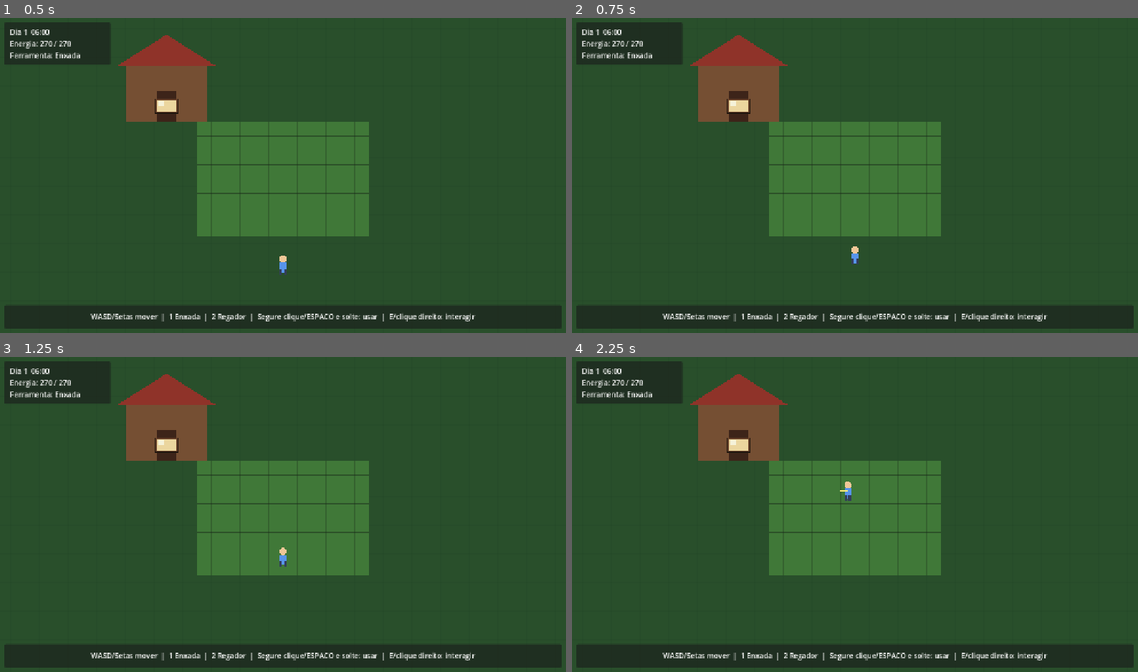
Above: before the commit, frames 1-4 (two rows, left to right).
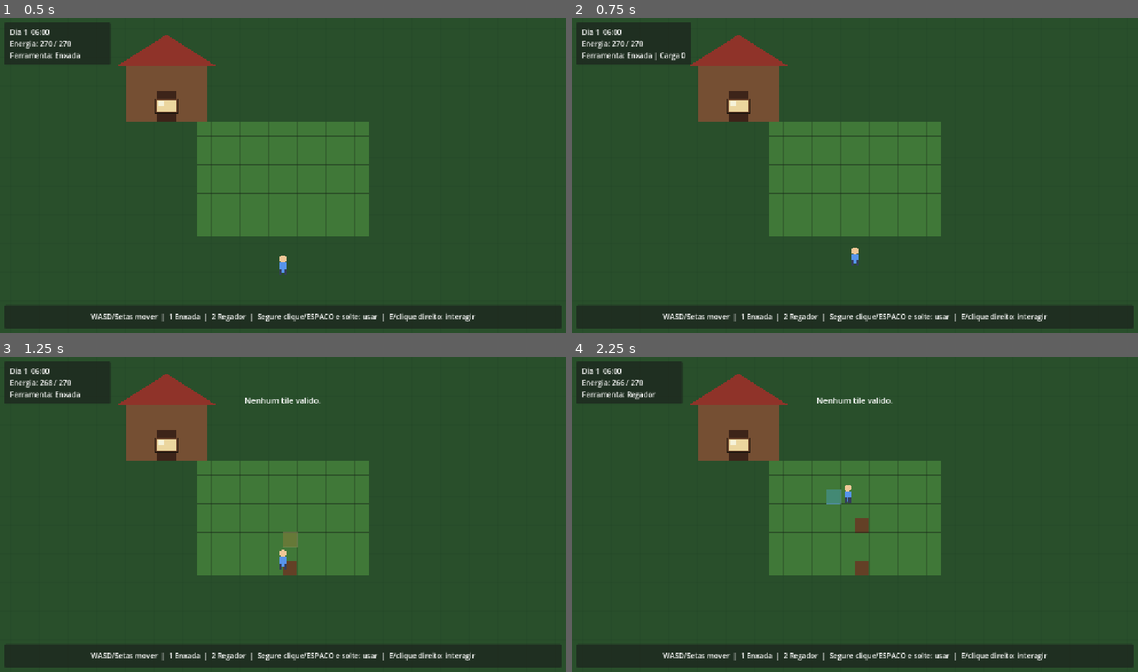
Above: after the commit, the same moments.

Repository: HelioConde/GameSlime
Game: Godot game, scene res://scenes/world/main.tscn
The game is run twice, just before and just after one commit, with the same random seed, the same clock (stepped at 60 frames per second) and the same inputs.
Inputs (mouse positions are in pixels of both pictures, inside the frame that each line leads up to):
- Up to frame 1 (0.5 s): no input
- Up to frame 2 (0.75 s): tap Enter at 0.5 s; move the mouse to (826, 238) at 0.52 s; hold W from 0.53 s (still down); tap E at 0.6 s; click (826, 238) at 0.67 s
- Up to frame 3 (1.25 s): keep holding W; tap Space at 0.77 s
- Up to frame 4 (2.25 s): move the mouse to (1024, 561) at 1.27 s; tap 1 at 1.35 s; tap Space at 1.52 s; move the mouse to (685, 467) at 2.02 s; release W at 2.03 s; hold A from 2.03 s (still down); tap 2 at 2.1 s

Frame 1 is identical in both runs. In frame 2, 0.3% of the frame differs, in the area x 14-51%, y 1-79%; in frame 3, 0.4%; in frame 4, 0.6%, in the area x 7-57%, y 7-70%.
Error before the commit: Invalid access to property or key 'selected_slot_changed' on a base object of type 'null instance'. (res://scripts/entities/player/player_controller.gd:33)

Commit message:
feat: wire inventory and starter hotbar items

Diff:
--- a/scenes/player/player.tscn
+++ b/scenes/player/player.tscn
@@ -1,8 +1,13 @@
-[gd_scene load_steps=5 format=3]
+[gd_scene load_steps=10 format=3]
 
 [ext_resource type="Script" path="res://scripts/entities/player/player_controller.gd" id="1_player"]
 [ext_resource type="Script" path="res://scripts/components/energy_component.gd" id="2_energy"]
 [ext_resource type="Script" path="res://scripts/components/tool_controller.gd" id="3_tools"]
+[ext_resource type="Script" path="res://scripts/components/inventory_component.gd" id="4_inventory"]
+[ext_resource type="Resource" path="res://resources/items/hoe.tres" id="5_hoe"]
+[ext_resource type="Resource" path="res://resources/items/watering_can.tres" id="6_water"]
+[ext_resource type="Resource" path="res://resources/items/starter_turnip_seed.tres" id="7_seed"]
+[ext_resource type="Resource" path="res://resources/items/starter_turnip.tres" id="8_crop"]
 
 [sub_resource type="CapsuleShape2D" id="Capsule_player"]
 radius = 8.0
@@ -11,6 +16,10 @@
 [node name="Player" type="CharacterBody2D"]
 motion_mode = 1
 script = ExtResource("1_player")
+starter_hoe_item = ExtResource("5_hoe")
+starter_watering_can_item = ExtResource("6_water")
+starter_seed_item = ExtResource("7_seed")
+starter_crop_item = ExtResource("8_crop")
 
 [node name="CollisionShape2D" type="CollisionShape2D" parent="."]
 position = Vector2(0, 4)
@@ -26,6 +35,10 @@
 hoe_level = 2
 watering_can_level = 2
 
+[node name="Inventory" type="Node" parent="."]
+script = ExtResource("4_inventory")
+slot_count = 12
+
 [node name="Camera2D" type="Camera2D" parent="."]
 enabled = true
 position_smoothing_enabled = true
